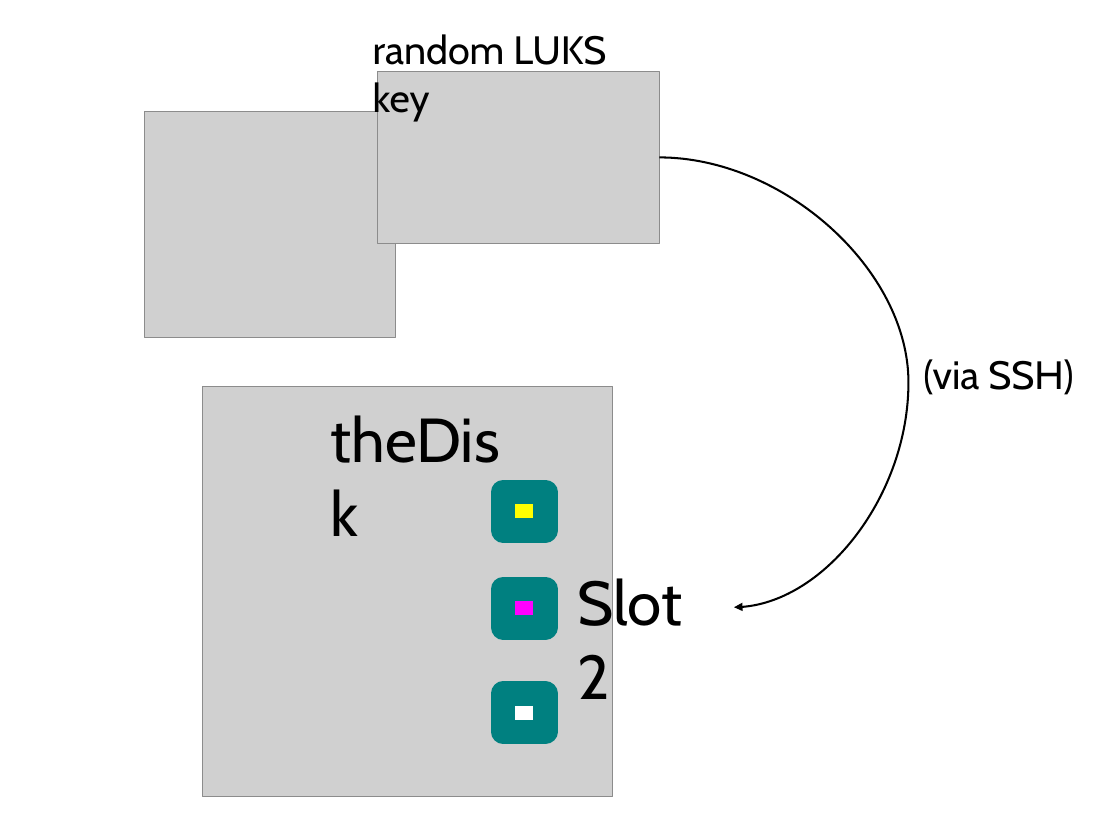
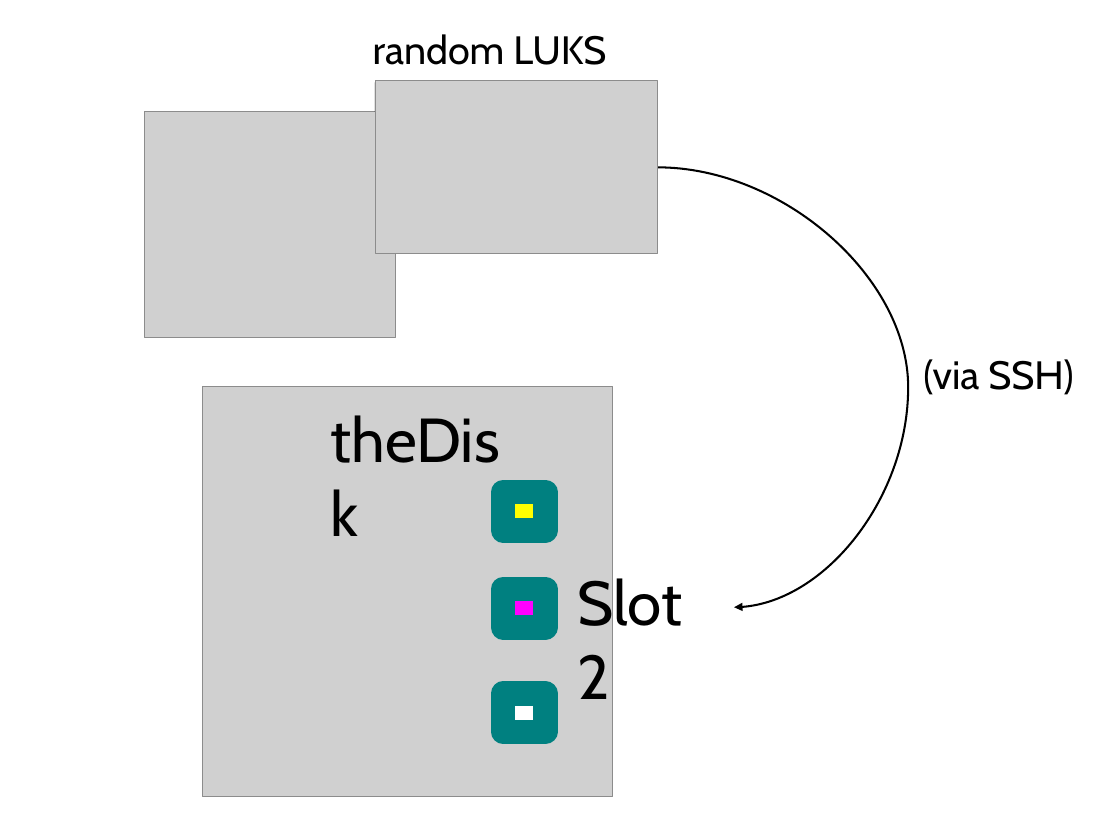
Before and after one commit to arver/arver, a slide deck: slide 10 of presentation/28c3.odp (slide 11 before the commit). Drawn at 1120x840 pixels with LibreOffice and Linux fonts; fonts in the diff are those of the drawing; grey boxes stand for pictures. Boxes give left, top, right and bottom in pixels: in the first picture for what was removed or moved away, otherwise in the second. Text is boxed around its words. In the diff, an @@ line names an element or a change of style, - is before the commit and + after.

```diff
--- a/presentation/28c3.odp
+++ b/presentation/28c3.odp
@@ picture: place and size @@
-picture at <box>378,71,660,244</box>
+picture at <box>376,81,658,254</box>
@@ curved arrow moved from (660, 158) - (735, 608) to (658, 168) - (735, 608) @@
```
Also in this commit, not shown: 8 other slides changed, 4 slides added, 3 slides removed, 1 other file.
